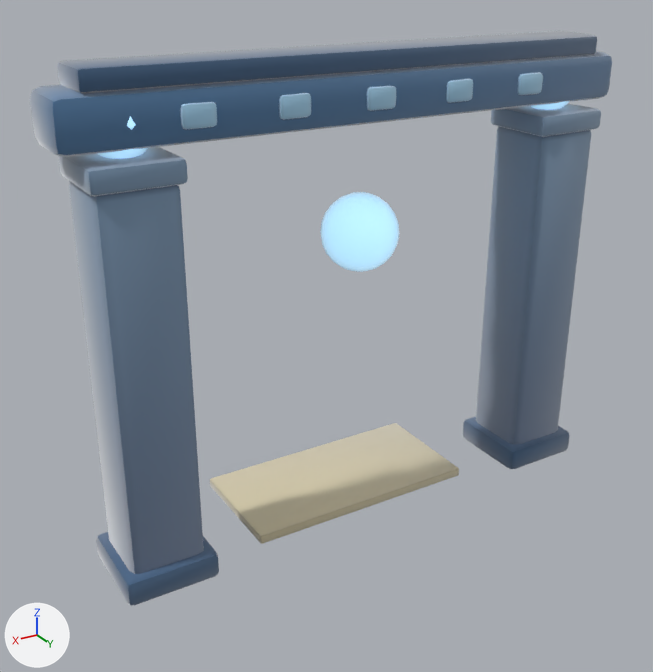
An edit to the glTF model assets/models/gates/05efd279.glb, drawn before and after from the same camera.
Before and after are seen from a 50 mm lens placed at (4.35, 6.67, 5.24), pointed at (0.17, -0.3, 1.76). Every picture has the same lights, and +X, +Y and +Z are marked at lower left. The first picture is the older version. Vertices at exactly the same position are counted once.

Objects in the first picture: 'gate_05efd279'.
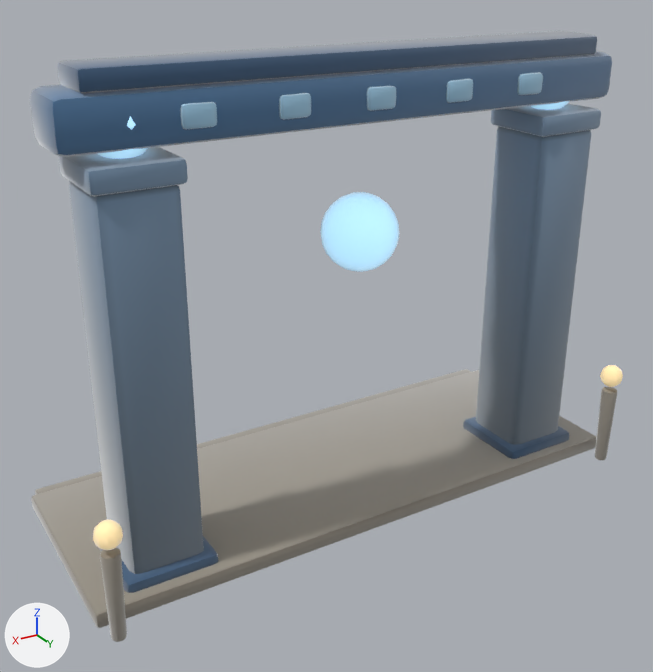
Diff of the bpy script that builds the scene:
```diff
--- a/assets/models/gates/05efd279.glb.py
+++ b/assets/models/gates/05efd279.glb.py
@@ mat_clay__9e978a_0_93 @@
+mat_clay__9e978a_0_93 = bpy.data.materials.new('clay_#9E978A_0.93_-')
+# nodes: BsdfPrincipled, Mix, OutputMaterial, VertexColor
+# colours: grey #9e978a, mixed with the vertex colours
@@ mat_clay__b9b2a2_0_93 @@
+mat_clay__b9b2a2_0_93 = bpy.data.materials.new('clay_#B9B2A2_0.93_-')
+# nodes: BsdfPrincipled, Mix, OutputMaterial, VertexColor
+# colours: grey #b9b2a2, mixed with the vertex colours
@@ mat_clay__ffe2a8_0_95__ffe2a8 @@
+mat_clay__ffe2a8_0_95__ffe2a8 = bpy.data.materials.new('clay_#FFE2A8_0.95_#FFE2A8')
+# nodes: BsdfPrincipled, Mix, OutputMaterial, VertexColor
+# colours: beige #bca67a, beige #ffe2a8, mixed with the vertex colours
@@ me_gate_05efd279 @@
 # used by ob_gate_05efd279; location = (0.0, 0.0, 0.0)
-me_gate_05efd279.from_pydata(...)  # 1410 vertices, 2744 faces; spans x -2.74..2.74, y -1.0..0.44, z 0.0..4.49
+me_gate_05efd279.from_pydata(...)  # 1910 vertices, 3716 faces; spans x -2.91..2.91, y -1.71..0.84, z 0.0..4.49
+# me_gate_05efd279 part 1: a new loose piece of 114 vertices spanning x -2.86..-2.7, y 0.64..0.81, z 0.0..0.87, in mat_clay__9e978a_0_93
+# me_gate_05efd279 part 2: a new loose piece of 114 vertices spanning x 2.69..2.86, y 0.63..0.8, z 0.0..0.86, in mat_clay__9e978a_0_93
+# me_gate_05efd279 part 3: a new loose piece of 56 vertices spanning x -2.91..2.91, y -1.55..0.55, z 0.0..0.17, in mat_clay__9e978a_0_93
+# me_gate_05efd279 part 4: a new loose piece of 56 vertices spanning x -2.84..2.84, y -1.71..-1.37, z 0.0..0.12, in mat_clay__9e978a_0_93
+# me_gate_05efd279 part 5: a new loose piece of 52 vertices spanning x -2.9..-2.66, y 0.61..0.84, z 0.9..1.14, in mat_clay__ffe2a8_0_95__ffe2a8
+# me_gate_05efd279 part 6: a new loose piece of 52 vertices spanning x 2.66..2.9, y 0.6..0.83, z 0.9..1.14, in mat_clay__ffe2a8_0_95__ffe2a8
+# me_gate_05efd279 part 7: 2707 kept faces spanning x -2.74..2.74, y -1.0..0.44, z 0.0..4.48 get new vertex colours
+# other edits to the shape of me_gate_05efd279 do not show in these pictures
 me_gate_05efd279.materials.append(mat_clay__819fbd_0_93)
@@ me_gate_05efd279 @@
 me_gate_05efd279.materials.append(mat_clay__d8cca8_0_93)
+me_gate_05efd279.materials.append(mat_clay__9e978a_0_93)
+me_gate_05efd279.materials.append(mat_clay__b9b2a2_0_93)
+me_gate_05efd279.materials.append(mat_clay__ffe2a8_0_95__ffe2a8)
```

What differs and where, as boxes (x1, y1, x2, y2) in the pictures (653 x 672 px):
'gate_05efd279', reshaped (6% taller)
    before: (30, 31, 612, 605)
    after: (30, 31, 623, 642)
part 1 of me_gate_05efd279, added
    after: (595, 387, 617, 460)
part 2 of me_gate_05efd279, added
    after: (100, 548, 127, 642)
part 3 of me_gate_05efd279, added
    after: (31, 370, 596, 628)
part 4 of me_gate_05efd279, added (mostly hidden)
    after: (35, 369, 471, 495)
part 5 of me_gate_05efd279, added
    after: (600, 365, 623, 387)
part 6 of me_gate_05efd279, added (beige)
    after: (93, 519, 123, 550)
part 7 of me_gate_05efd279, edited (looks the same)
    both: (30, 37, 612, 593)
